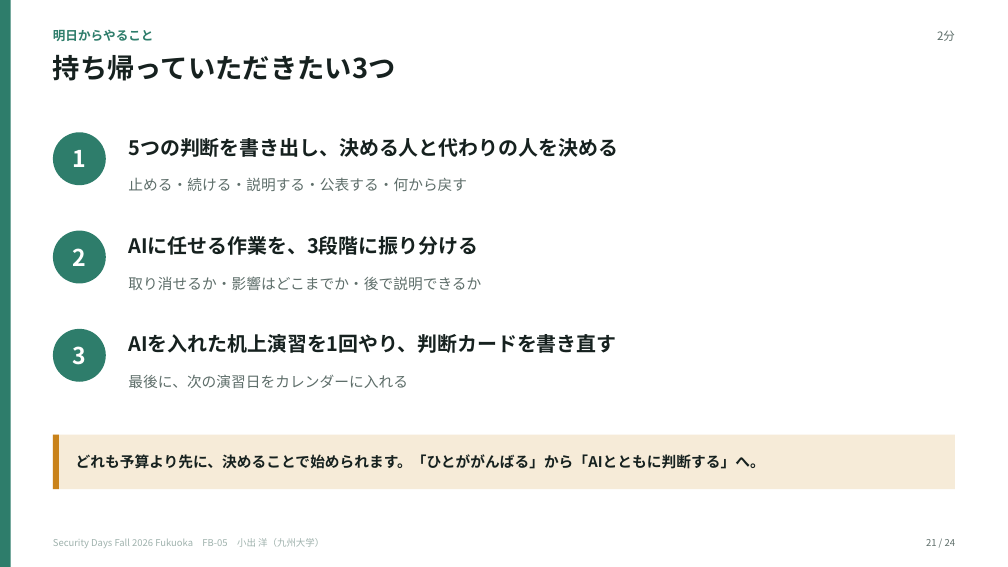
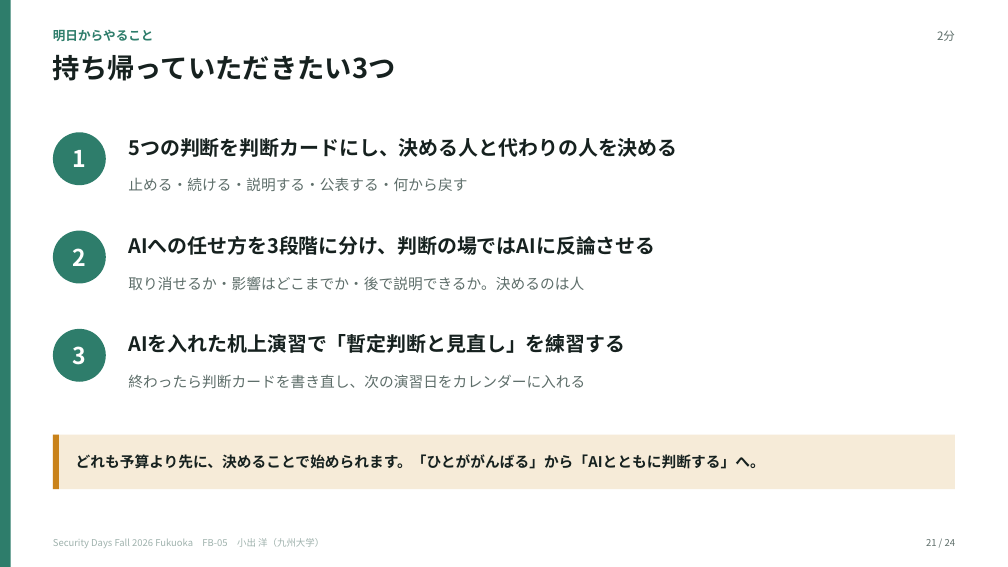
Before and after one commit to koide55/CompOutline, a slide deck: slide 21 of talks/2026-10-16-secd-fukuoka/SecurityDays2026Fukuoka_FB-05_小出.pptx. Drawn at 1008x567 pixels with LibreOffice and Linux fonts; fonts in the diff are those of the drawing. Boxes give left, top, right and bottom in pixels: in the first picture for what was removed or moved away, otherwise in the second. Text is boxed around its words. In the diff, an @@ line names an element or a change of style, - is before the commit and + after.

```diff
--- a/talks/2026-10-16-secd-fukuoka/SecurityDays2026Fukuoka_FB-05_小出.pptx
+++ b/talks/2026-10-16-secd-fukuoka/SecurityDays2026Fukuoka_FB-05_小出.pptx
@@ text at [128, 138, 677, 157]: text changed @@
-5つの判断を書き出し、決める人と代わりの人を決める
+5つの判断を判断カードにし、決める人と代わりの人を決める
@@ text at [128, 236, 655, 255]: text changed @@
-AIに任せる作業を、3段階に振り分ける
+AIへの任せ方を3段階に分け、判断の場ではAIに反論させる
@@ text at [128, 276, 584, 290]: text changed @@
-取り消せるか・影響はどこまでか・後で説明できるか
+取り消せるか・影響はどこまでか・後で説明できるか。決めるのは人
@@ text at [128, 334, 625, 353]: text changed @@
-AIを入れた机上演習を1回やり、判断カードを書き直す
+AIを入れた机上演習で「暫定判断と見直し」を練習する
@@ text at [128, 374, 585, 388]: text changed @@
-最後に、次の演習日をカレンダーに入れる
+終わったら判断カードを書き直し、次の演習日をカレンダーに入れる
```
Also in this commit, not shown: 13 other slides changed, 1 slide added, 1 slide removed, 3 other files.
